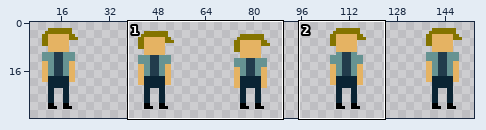
Sprite sheet: MillerQuest/Assets/Sprites/Miller/Idle.png. The first picture is a wide view before the edit; the outline marks the close-up.
Close-up. The starting point:
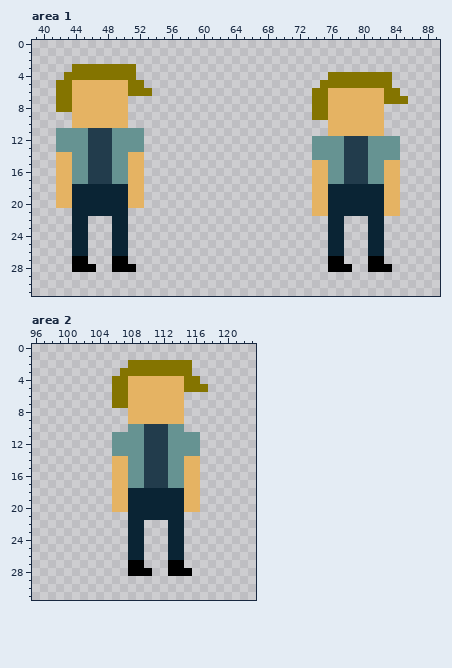
The file is 160x32 pixels. Shown: area 1: x 39..89, y 0..31; area 2: x 96..123, y 0..31. The wide view leaves out empty margins.
Once edited:
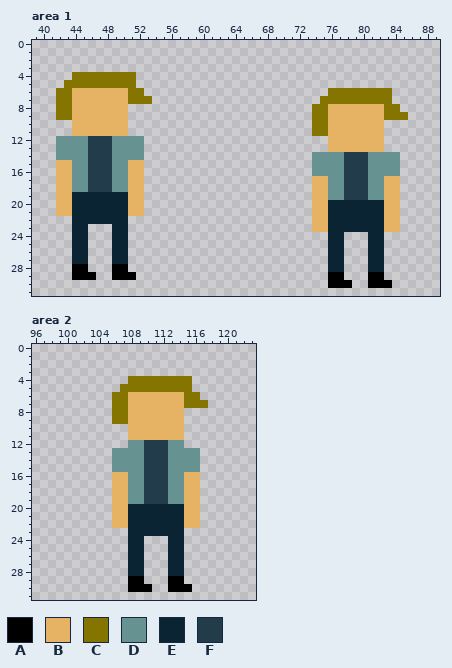
Palette (. is transparent): A #000000  B #e5b363  C #847400  D #669392  E #0a2434  F #223c4c
From old to new:
Changed rows in their new state; - is an unchanged pixel.
Area 1:
first column x 42:
 3 --........----------------------------------
 4 -.--------------------------------........--
 5 .-CCCCCCC-.----------------------.........--
 6 -----------.--------------------..CCCCCCC-.-
 7 ---------CCC--------------------.-CCCCCCC-..
 8 -----------------------------------------CC-
 9 CC---------------------------------------CCC
10 --------------------------------CC----------
11 ..BBBBBBB..---------------------CC----------
12 --------------------------------..BBBBBBB..-
13 --------------------------------..BBBBBBB..-
14 DD-------DD---------------------------------
15 --------------------------------DD-------DD-
16 --------------------------------DD-------DD-
18 --DDFFFDD-------------------------DDFFFDD---
19 ----------------------------------DDFFFDD---
21 BB-------BB---------------------------------
22 ----EEE-------------------------BB--EEE--BB-
23 --------------------------------BB--EEE--BB-
first column x 44:
27 EE---EE-------------------------EE---EE-
28 --.----.------------------------EE.--EE.
29 AAA--AAA------------------------AA---AA-
30 --------------------------------AAA--AAA
Area 2:
first column x 106:
 2 --........--
 3 -.........--
 4 ..CCCCCCC-.-
 5 .-CCCCCCC-..
 6 ---------CC-
 7 ---------CCC
 8 CC----------
 9 CC----------
10 --BBBBBBB---
11 ..BBBBBBB..-
12 ..-------..-
14 DD-------DD-
15 DD-------DD-
18 --DDFFFDD---
19 --DDFFFDD---
21 BB-------BB-
22 BB--EEE--BB-
23 ----EEE-----
first column x 108:
27 EE---EE-
28 EE.--EE.
29 AA---AA-
30 AAA--AAA
Pixel boxes of the changes (left, top, right, bottom) in both close-ups:
changed: (56, 64, 152, 160)
changed: (312, 72, 408, 232)
changed: (56, 184, 144, 224)
changed: (72, 256, 136, 280)
changed: (328, 256, 392, 288)
changed: (112, 360, 208, 536)
changed: (128, 560, 192, 592)
